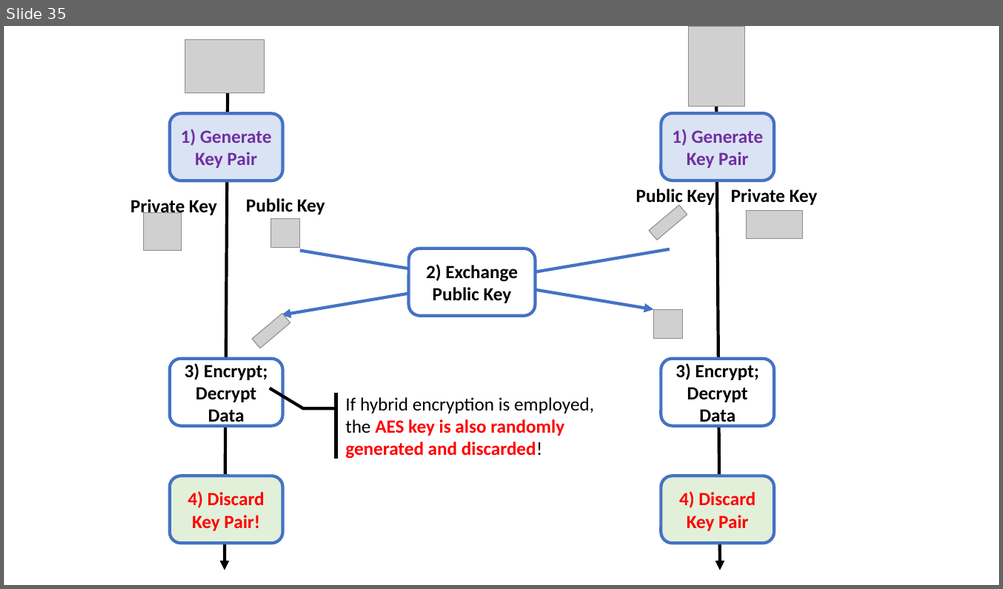
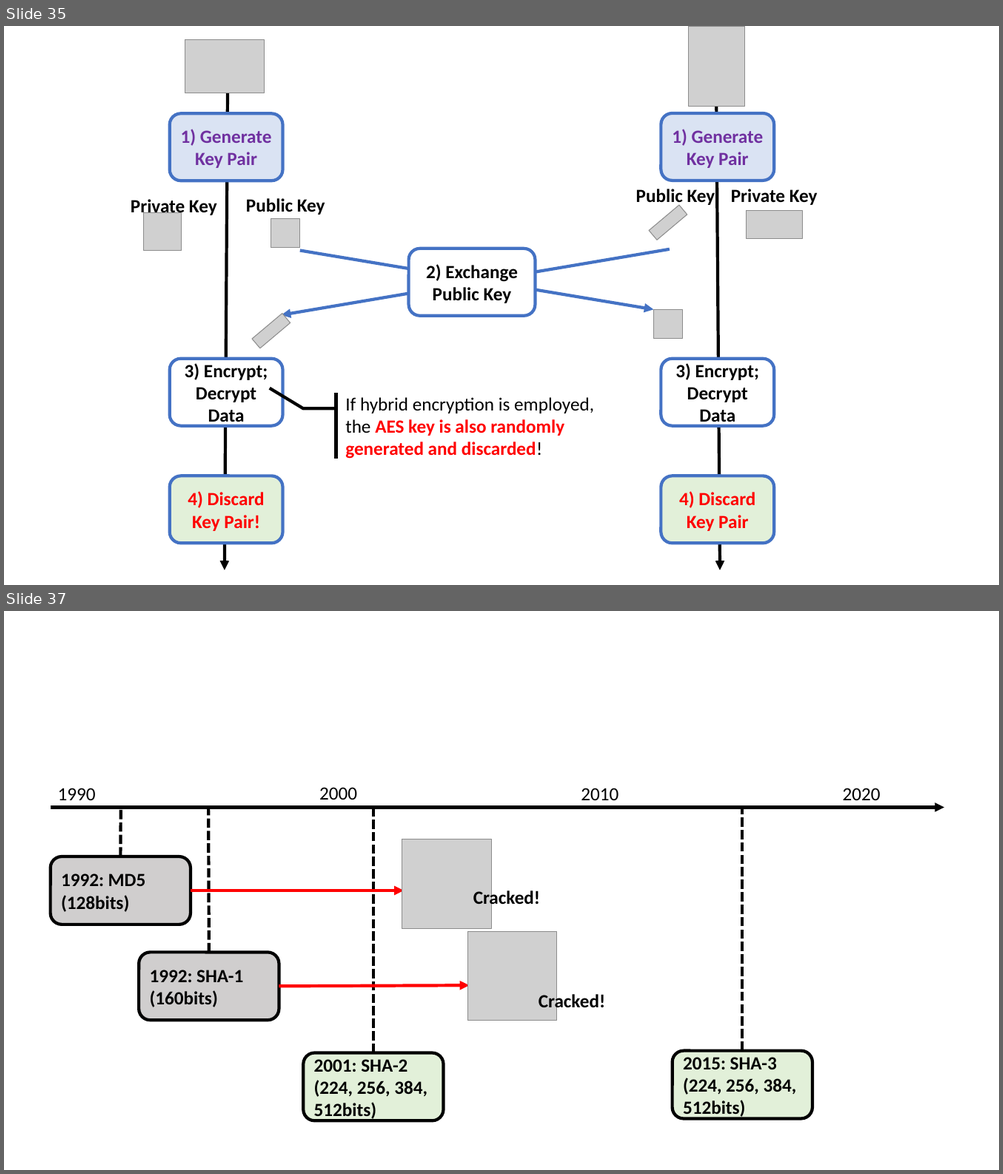
Before and after one commit to junkurihara/class-e2e_security_js, a slide deck: images.pptx. Shown one above the other, each under a label of ours: slide 35 before the commit, slides 35 and 37 after it; the slides between them are not shown. The pictures are 1003x589 and 1003x1174 pixels, drawn with LibreOffice and Linux fonts; fonts in the diff are those of the drawing; grey boxes stand for pictures. Boxes give left, top, right and bottom in pixels: in the first picture for what was removed or moved away, otherwise in the second. Text is boxed around its words. In the diff, an @@ line names an element or a change of style, - is before the commit and + after.

```diff
--- a/images.pptx
+++ b/images.pptx
@@ slide 37 added at bbox=[4, 611, 999, 1170], background #FFFFFF @@
@@ text added at bbox=[58, 788, 96, 800], 18 pt, text #000000 @@
+1990
@@ text added at bbox=[319, 787, 357, 800], 18 pt, text #000000 @@
+2000
@@ text added at bbox=[580, 788, 618, 800], 18 pt, text #000000 @@
+2010
@@ text added at bbox=[842, 788, 880, 800], 18 pt, text #000000 @@
+2020
@@ arrow added from (51, 807) to (944, 807), #000000 3 pt @@
@@ line added from (120, 857) to (121, 808), #000000 3 pt dashed @@
@@ line added from (209, 953) to (208, 806), #000000 3 pt dashed @@
@@ line added from (373, 1054) to (373, 808), #000000 3 pt dashed @@
@@ line added from (742, 1051) to (742, 806), #000000 3 pt dashed @@
@@ picture added at bbox=[402, 840, 491, 928] @@
@@ rounded rectangle added at bbox=[51, 857, 190, 924], fill #D0CECE, outline #000000 3 pt, 18 pt, text #000000, bold @@
+1992: MD5 (128bits)
@@ arrow added from (190, 891) to (404, 891), #FF0000 3 pt @@
@@ text added at bbox=[473, 889, 540, 908], 18 pt, text #000000, bold @@
+Cracked!
@@ picture added at bbox=[467, 932, 556, 1021] @@
@@ rounded rectangle added at bbox=[139, 953, 279, 1021], fill #D0CECE, outline #000000 3 pt, 18 pt, text #000000, bold @@
+1992: SHA-1 (160bits)
@@ arrow added from (279, 986) to (469, 985), #FF0000 3 pt @@
@@ text added at bbox=[538, 992, 605, 1012], 18 pt, text #000000, bold @@
+Cracked!
@@ rounded rectangle added at bbox=[303, 1054, 444, 1122], fill #E2F0D9, outline #000000 3 pt, 18 pt, text #000000, bold @@
+2001: SHA-2 (224, 256, 384, 512bits)
@@ rounded rectangle added at bbox=[672, 1051, 813, 1119], fill #E2F0D9, outline #000000 3 pt, 18 pt, text #000000, bold @@
+2015: SHA-3 (224, 256, 384, 512bits)
```
Also in this commit, not shown: 1 other slide added, 4 other files.
